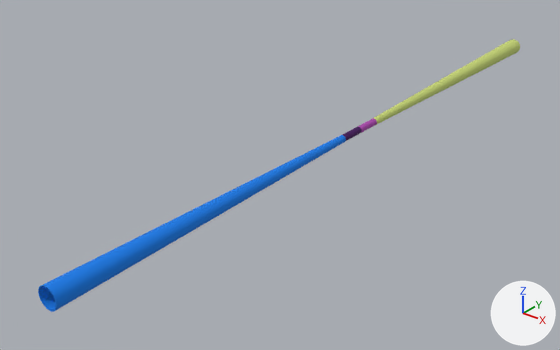
An edit to the glTF model src/assets/detectors/ALLEGRO_o1_v03.gltf, drawn before and after from the same camera.
Camera for both pictures: a camera (50 mm lens) standing at (124.0, -195.0, 95.0) and looking at (-16.0, -21.0, -13.0). The axes (+X, +Y, +Z) are drawn at lower right. The lights are the same throughout. The picture after the commit comes second. Where no turn or scale is listed for an object, it has been applied to the vertices.

The scene before the commit, as lines of its bpy script (objects in view):
```python
mat_material_2 = principled_material('Material_2')
mat_material_2.base_color = (0.00402, 0.202, 0.815)  # blue #0d7ce9
mat_material_2.roughness = 1.0
mat_material_3 = principled_material('Material_3')
mat_material_3.base_color = (0.578, 0.68, 0.184)  # green #c8d777
mat_material_3.roughness = 1.0
me_mesh_2 = bpy.data.meshes.new('Mesh_2')
me_mesh_2.from_pydata(...)  # 124 vertices, 240 faces; spans x -3.1..3.1, y -55.0..55.0, z -3.1..3.1
me_mesh_2.materials.append(mat_material_2)  # blue #0d7ce9
me_mesh_3 = bpy.data.meshes.new('Mesh_3')
me_mesh_3.from_pydata(...)  # 124 vertices, 240 faces; spans x -3.1..3.1, y -55.0..55.0, z -3.1..3.1
me_mesh_3.materials.append(mat_material_3)  # green #c8d777
ob_tube_albemet162_wall2_7_001 = bpy.data.objects.new('tube_AlBeMet162_wall2_7.001', me_mesh_3)
ob_tube_albemet162_wall2_7_001.location = (0.0, 64.0, 0.0)
ob_tube_albemet162_wall_6_001 = bpy.data.objects.new('tube_AlBeMet162_wall_6.001', me_mesh_2)
ob_tube_albemet162_wall_6_001.location = (0.0, -64.0, 0.0)
```
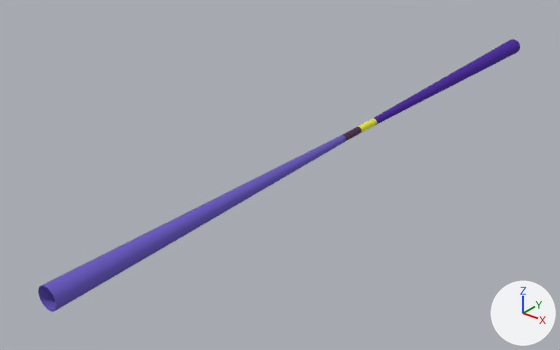
Patch to the scene script:
```diff
--- a/src/assets/detectors/ALLEGRO_o1_v03.gltf.py
+++ b/src/assets/detectors/ALLEGRO_o1_v03.gltf.py
@@ mat_material_2 @@
 mat_material_2 = principled_material('Material_2')
-mat_material_2.base_color = (0.00402, 0.202, 0.815)  # blue #0d7ce9
+mat_material_2.base_color = (0.141, 0.0999, 0.533)  # blue #6959c1
 mat_material_2.roughness = 1.0
@@ mat_material_3 @@
 mat_material_3 = principled_material('Material_3')
-mat_material_3.base_color = (0.578, 0.68, 0.184)  # green #c8d777
+mat_material_3.base_color = (0.063, 0.013, 0.356)  # purple #471ea1
 mat_material_3.roughness = 1.0
```

Pixel boxes [x1, y1, x2, y2] of what changed, in the pictures (560 x 350 px):
'tube_AlBeMet162_wall_6.001', recoloured
    both: [38, 135, 346, 312]
'tube_AlBeMet162_wall2_7.001', recoloured
    both: [372, 39, 520, 125]
